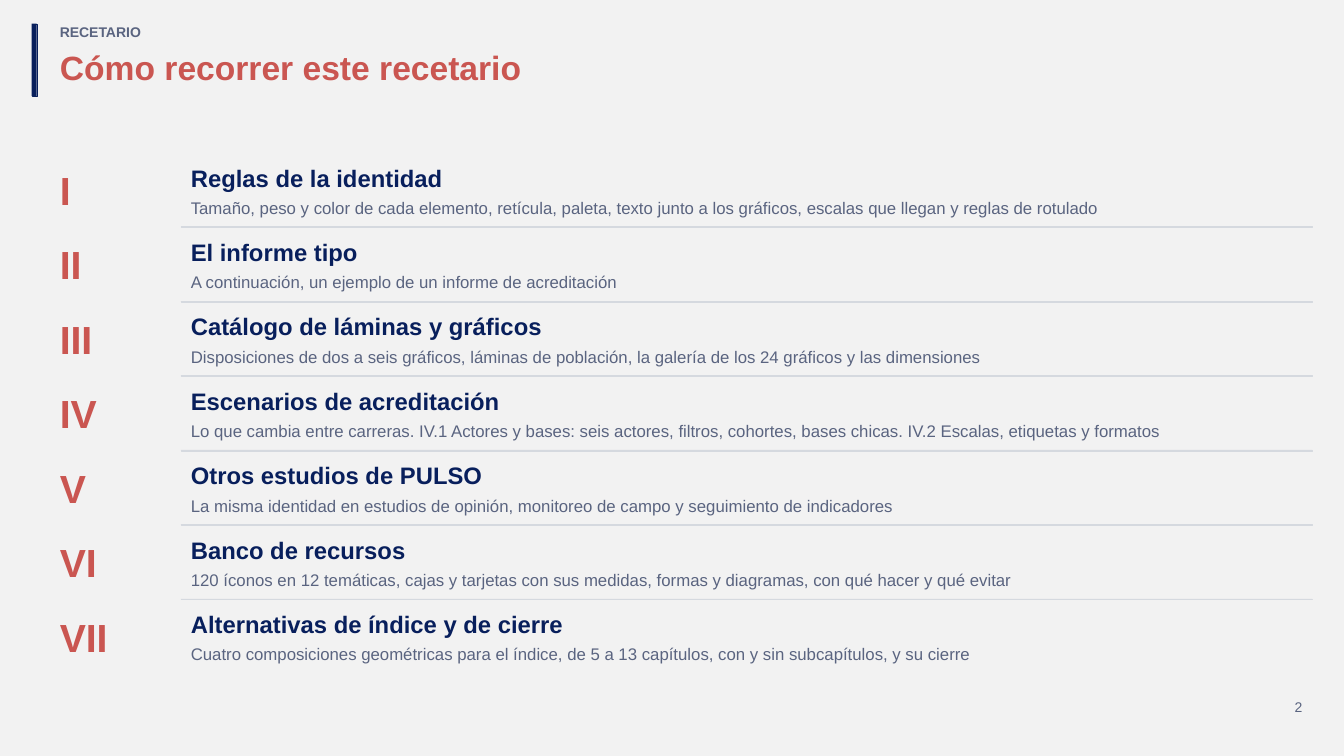
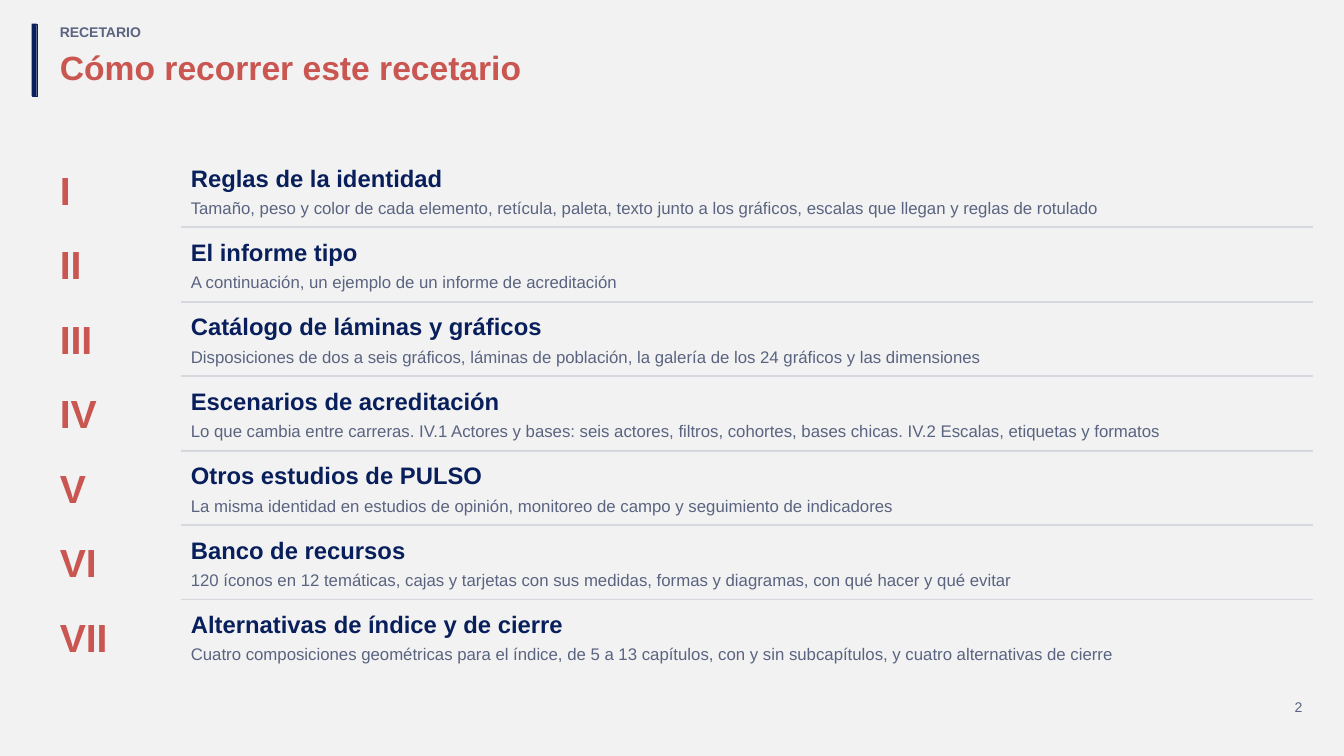
Before and after one commit to GonzaloAlmendariz/prosecnur-app, a slide deck: slide 2 of docs/qa/motor-ppt-2026-10-06/4-recetario/recetario-moderna.pptx. Drawn at 1344x756 pixels with LibreOffice and Linux fonts; fonts in the diff are those of the drawing; background and template pictures are left out. Boxes give left, top, right and bottom in pixels: in the first picture for what was removed or moved away, otherwise in the second. Text is boxed around its words. In the diff, an @@ line names an element or a change of style, - is before the commit and + after.

```diff
--- a/docs/qa/motor-ppt-2026-10-06/4-recetario/recetario-moderna.pptx
+++ b/docs/qa/motor-ppt-2026-10-06/4-recetario/recetario-moderna.pptx
@@ text at <box>191,647,1112,664</box>: text changed @@
-Cuatro composiciones geométricas para el índice, de 5 a 13 capítulos, con y sin subcapítulos, y su cierre
+Cuatro composiciones geométricas para el índice, de 5 a 13 capítulos, con y sin subcapítulos, y cuatro alternativas de cierre
```
Also in this commit, not shown: 5 other slides changed, 7 other files.
